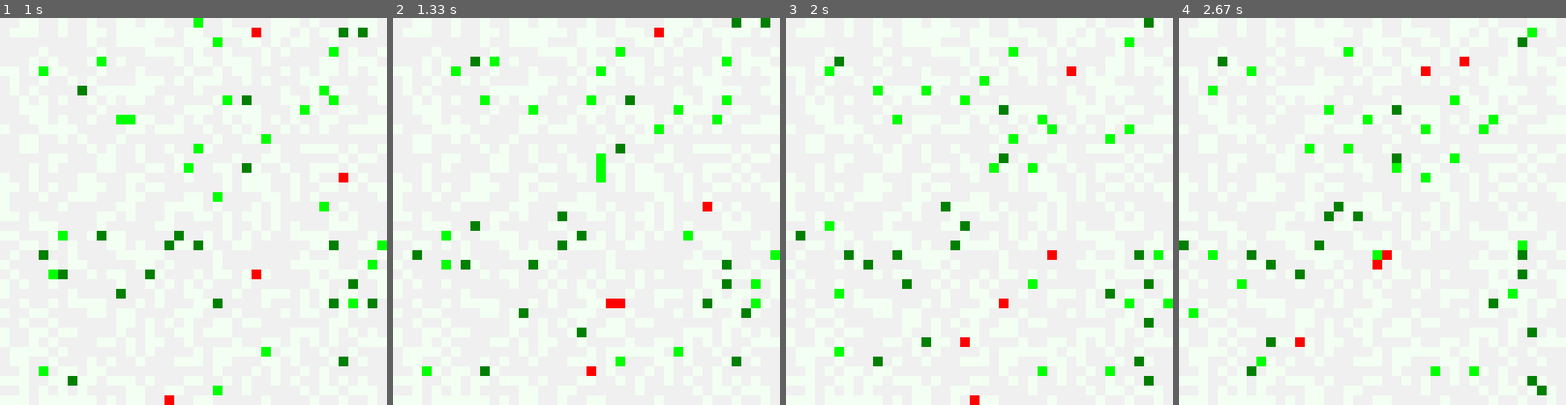
Above: before the commit, frames 1-4 (left to right).
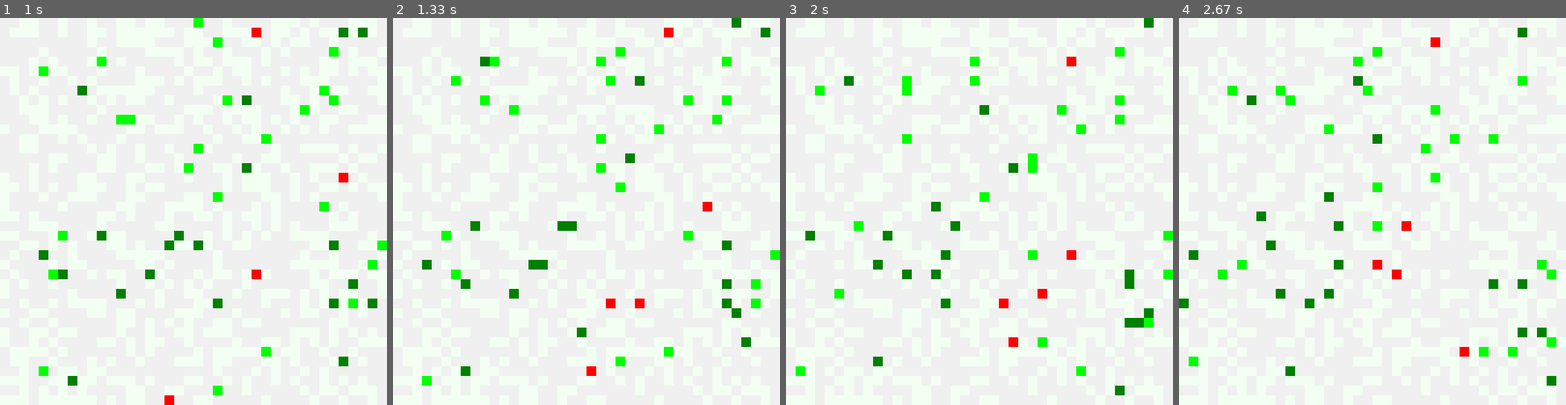
Above: after the commit, the same moments.

Repository: snisarg/263C
Game: pygame game, started from game.py
Same seed, same stepped clock (60 frames per second), same inputs: the game is played once before the commit and once after it. The source is Python 2; it was converted automatically to run under Python 3.
Inputs:
- Up to frame 1 (1 s): no input
- Up to frame 2 (1.33 s): no input
- Up to frame 3 (2 s): no input
- Up to frame 4 (2.67 s): no input

Frame 1 is identical in both runs. In frame 2, 3.4% of the frame differs, in the area x 5-98%, y 0-95%; in frame 3, 5.4%; in frame 4, 5.9%, in the area x 0-98%, y 2-98%.

Commit message:
Animat energy increased on easy prey kill. Printing whole q table

Diff:
--- a/animat.py
+++ b/animat.py
@@ -202,7 +202,7 @@
         Animat.__init__(self)
         self.position = [x, y]
         self.energy = 1000
-        self.hunger_threshold = 1500
+        self.hunger_threshold = 1200
         self.killed = False
         self.wait_time = 5
         self.id = z
